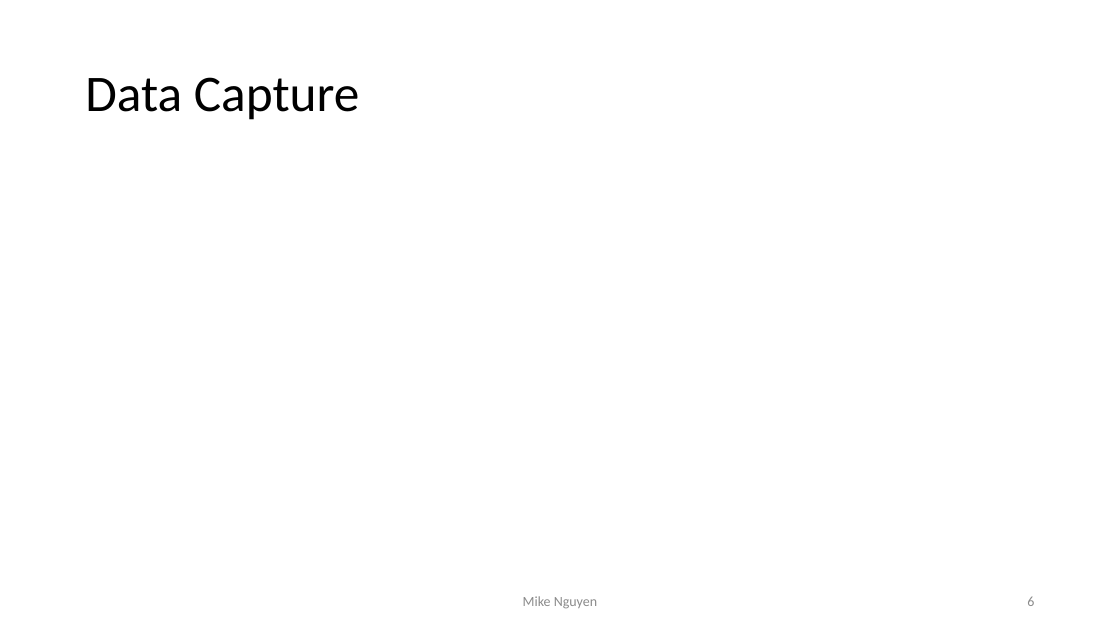
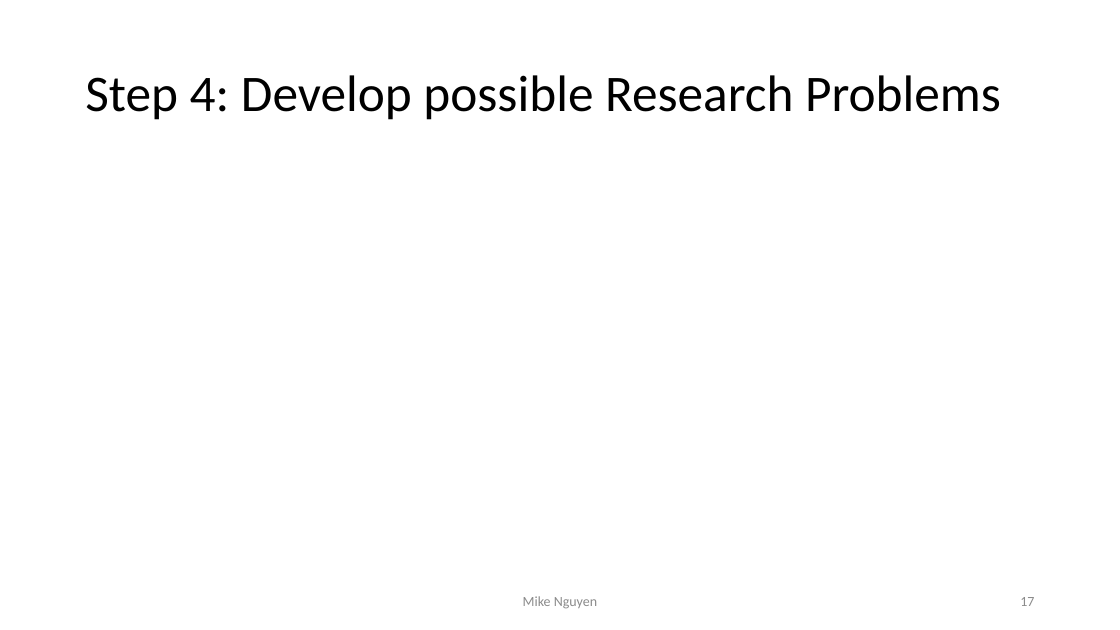
Before and after one commit to mikenguyen13/mar4050, a slide deck: slide 17 of lectures/2/Marketing Research Process.pptx (slide 6 before the commit). Drawn at 1120x630 pixels with LibreOffice and Linux fonts; fonts in the diff are those of the drawing. Boxes give left, top, right and bottom in pixels: in the first picture for what was removed or moved away, otherwise in the second. Text is boxed around its words. In the diff, an @@ line names an element or a change of style, - is before the commit and + after.

```diff
--- a/lectures/2/Marketing Research Process.pptx
+++ b/lectures/2/Marketing Research Process.pptx
@@ title at [85,75,1001,120]: text changed @@
-Data Capture
+Step 4: Develop possible Research Problems
@@ page number at [1020,597,1034,606]: text changed @@
-6
+17
```
Also in this commit, not shown: 4 other slides changed, 14 slides added, 18 other files.
